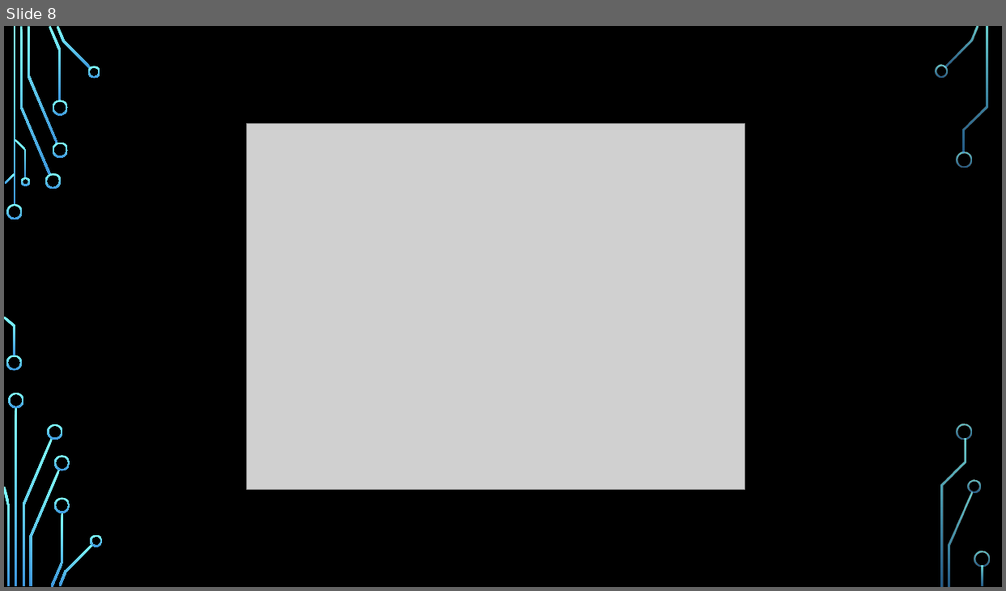
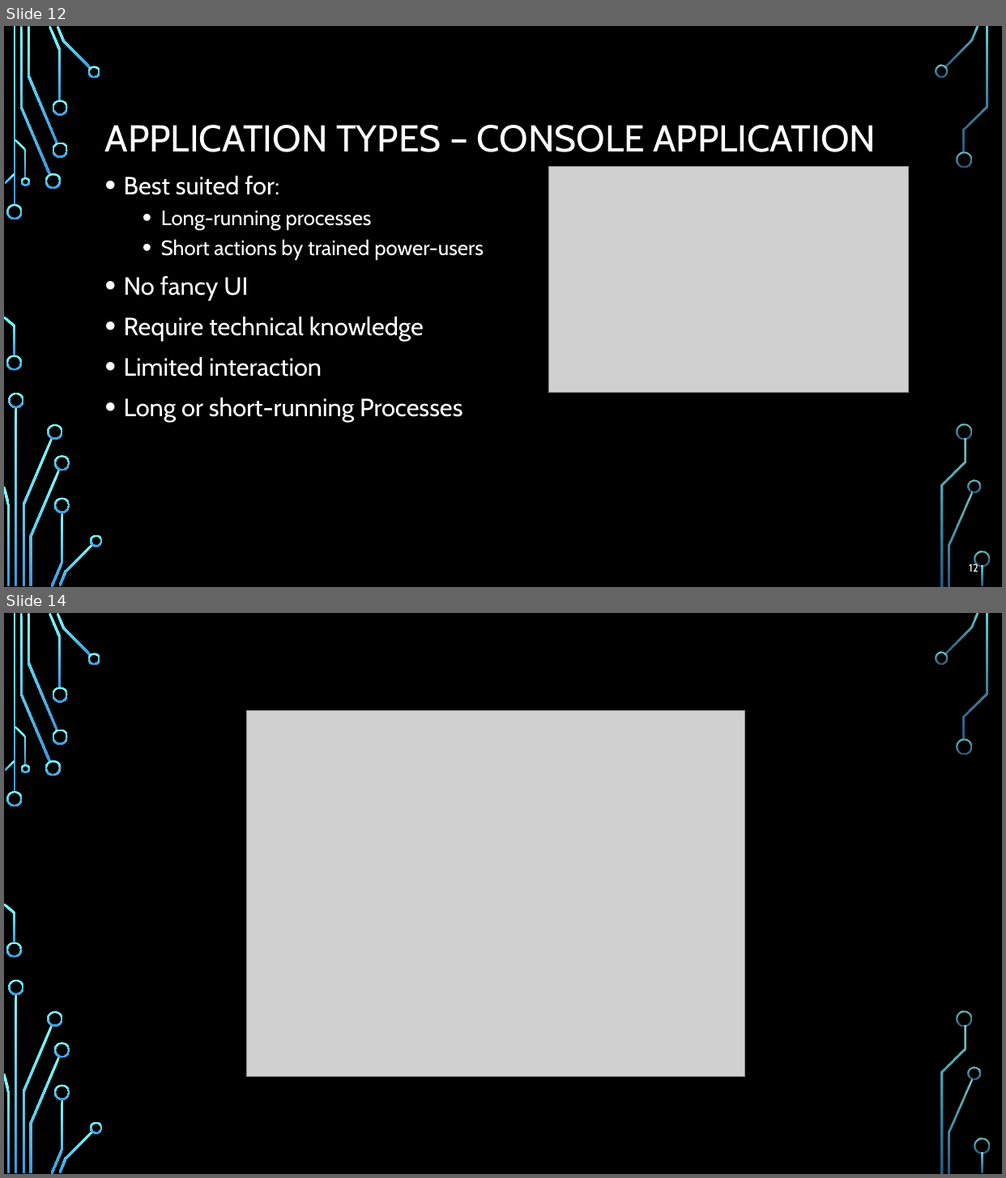
Before and after one commit to profjordanov/hybrid-app-development, a slide deck: intro/lecture.pptx. Shown one above the other, each under a label of ours: slide 8 before the commit, slides 12 and 14 after it; the slides between them are not shown. The pictures are 1006x591 and 1006x1178 pixels, drawn with LibreOffice and Linux fonts; fonts in the diff are those of the drawing; grey boxes stand for pictures; background and template pictures are left out. Boxes give left, top, right and bottom in pixels: in the first picture for what was removed or moved away, otherwise in the second. Text is boxed around its words. In the diff, an @@ line names an element or a change of style, - is before the commit and + after.

```diff
--- a/intro/lecture.pptx
+++ b/intro/lecture.pptx
@@ slide 12 added at (4,26,1002,587), background picture (left out); not listed: 36 template elements that a slide beside it also shows @@
@@ title added at (105,125,876,152), 36 pt, text #FFFFFF @@
+APPLICATION TYPES – CONSOLE APPLICATION
@@ picture added at (549,166,909,393) @@
@@ text added at (124,176,484,421), 24 pt, text #FFFFFF @@
+• Best suited for:
+  • Long-running processes
+  • Short actions by trained power-users
+• No fancy UI
+• Require technical knowledge
+• Limited interaction
+• Long or short-running Processes
@@ page number added at (969,563,978,572), 10.5 pt, text #FFFFFF @@
+12
@@ what was slide 8 is now slide 14 @@
```
Also in this commit, not shown: 5 other slides added.
